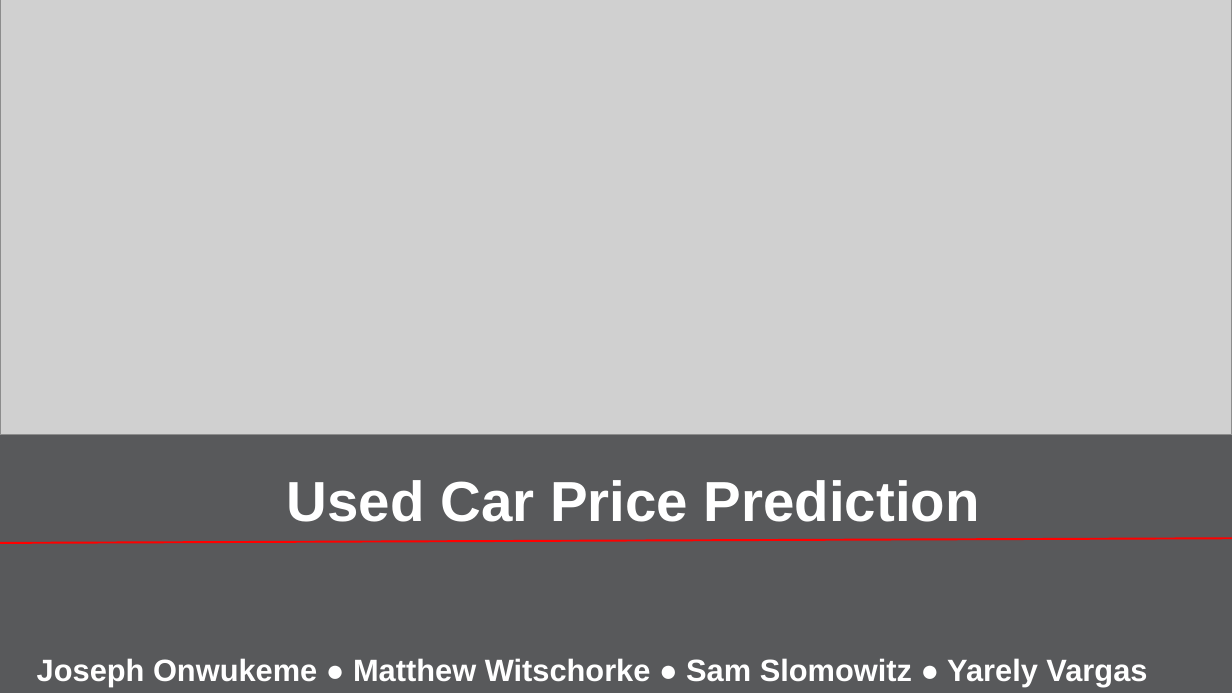
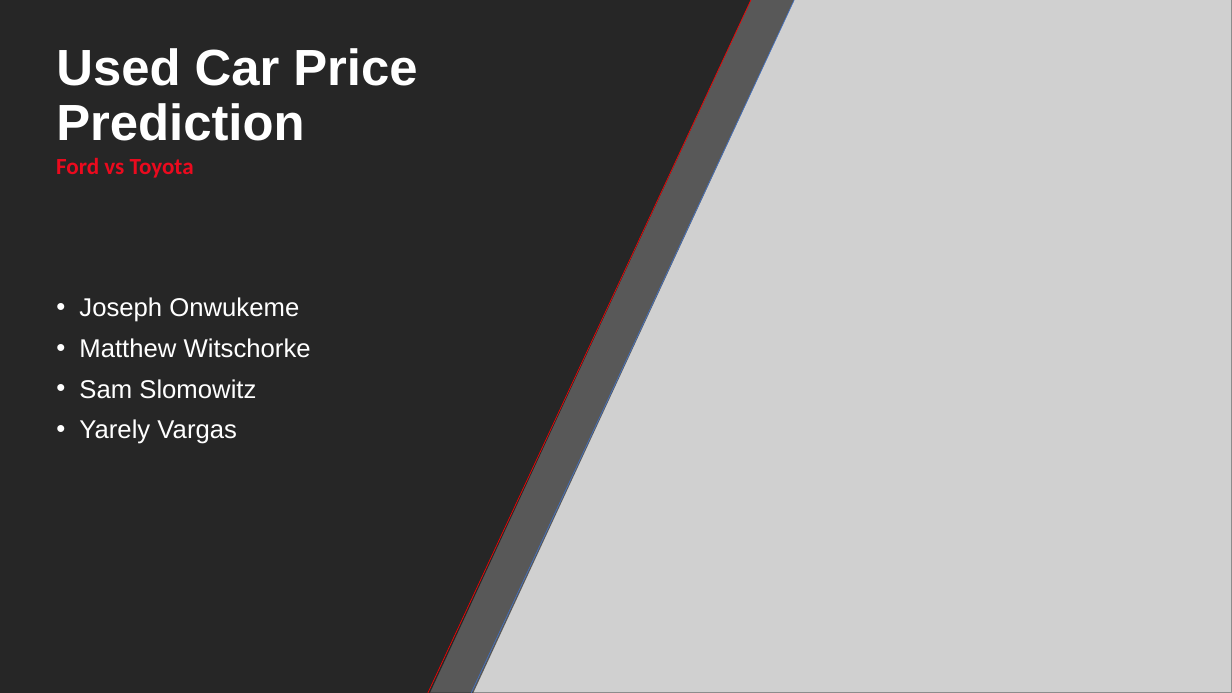
Before and after one commit to YarelyVargas/SMU_project1_Group2, a slide deck: slide 1 of Yarely-slides/SlideDeckGroup2.pptx. Drawn at 1232x693 pixels with LibreOffice and Linux fonts; fonts in the diff are those of the drawing; grey boxes stand for pictures. Boxes give left, top, right and bottom in pixels: in the first picture for what was removed or moved away, otherwise in the second. Text is boxed around its words. In the diff, an @@ line names an element or a change of style, - is before the commit and + after.

```diff
--- a/Yarely-slides/SlideDeckGroup2.pptx
+++ b/Yarely-slides/SlideDeckGroup2.pptx
@@ background #58595B to #000000 @@
@@ picture removed at (x1=0, y1=0, x2=1232, y2=435) @@
@@ freeform shape added at (x1=0, y1=0, x2=795, y2=693), fill #262626 at 70% opacity @@
@@ freeform shape added at (x1=0, y1=0, x2=751, y2=693), fill #262626 @@
@@ picture added at (x1=416, y1=0, x2=1232, y2=693) @@
@@ line added from (751, 0) to (428, 693), #FF0000 0.5 pt @@
@@ line added from (795, 0) to (471, 693), #4472C4 0.5 pt @@
@@ title "Used Car Price Prediction" moved from (x1=287, y1=480, x2=980, y2=522) to (x1=56, y1=48, x2=417, y2=141) @@
@@ title "Used Car Price Prediction" at (x1=56, y1=48, x2=417, y2=141): size 44 to 39.6 pt; line spacing 1 to 0.9; vertical alignment top to middle @@
@@ text added at (x1=56, y1=158, x2=194, y2=178), 18 pt, text #EB0A1E, bold @@
+Ford vs Toyota
@@ text at (x1=79, y1=297, x2=311, y2=444): text changed; size 24 to 20 pt; bold off @@
-Joseph Onwukeme ● Matthew Witschorke ● Sam Slomowitz ● Yarely Vargas
+• Joseph Onwukeme
+• Matthew Witschorke
+• Sam Slomowitz
+• Yarely Vargas
@@ line removed from (0, 543) to (1232, 539) @@
```
Also in this commit, not shown: 5 other slides changed, 3 slides added, 6 slides removed.
